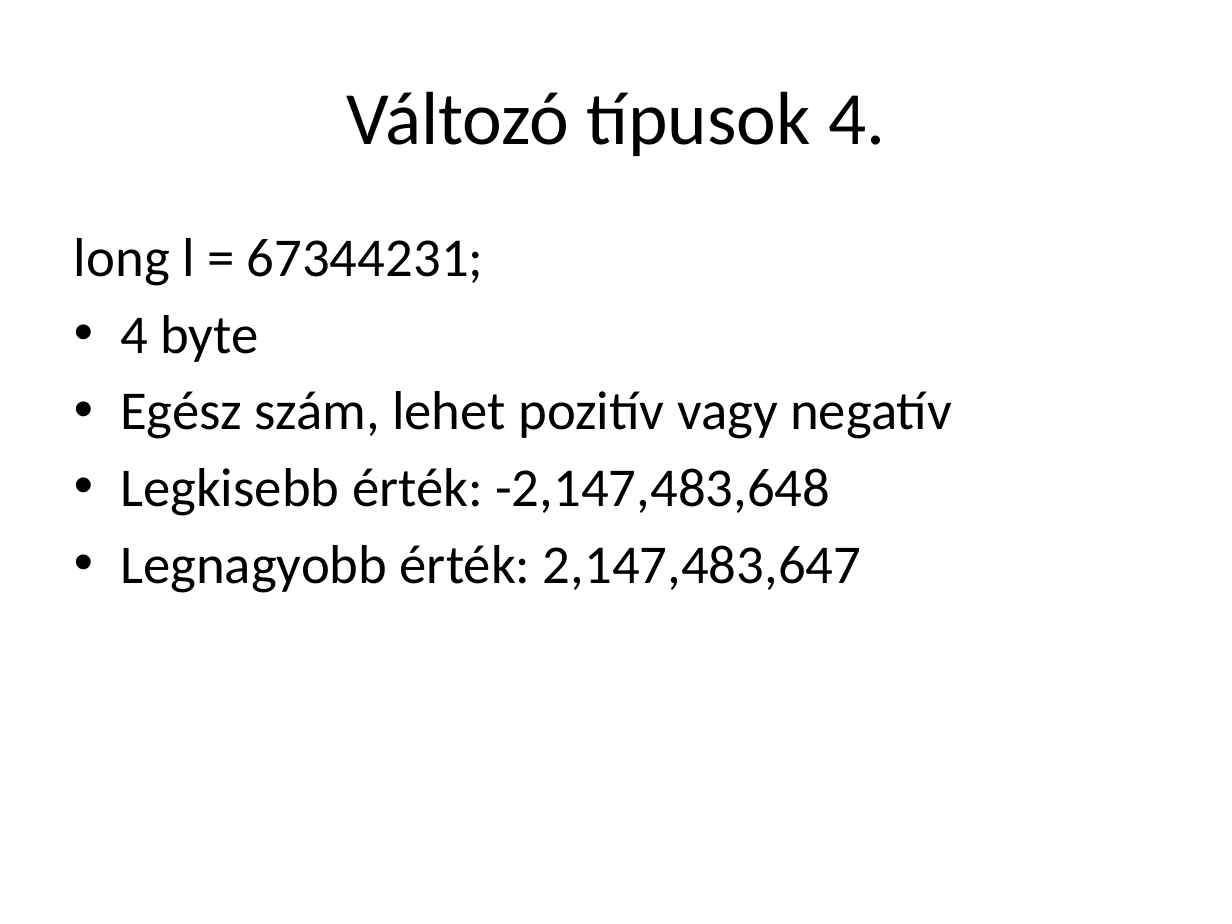
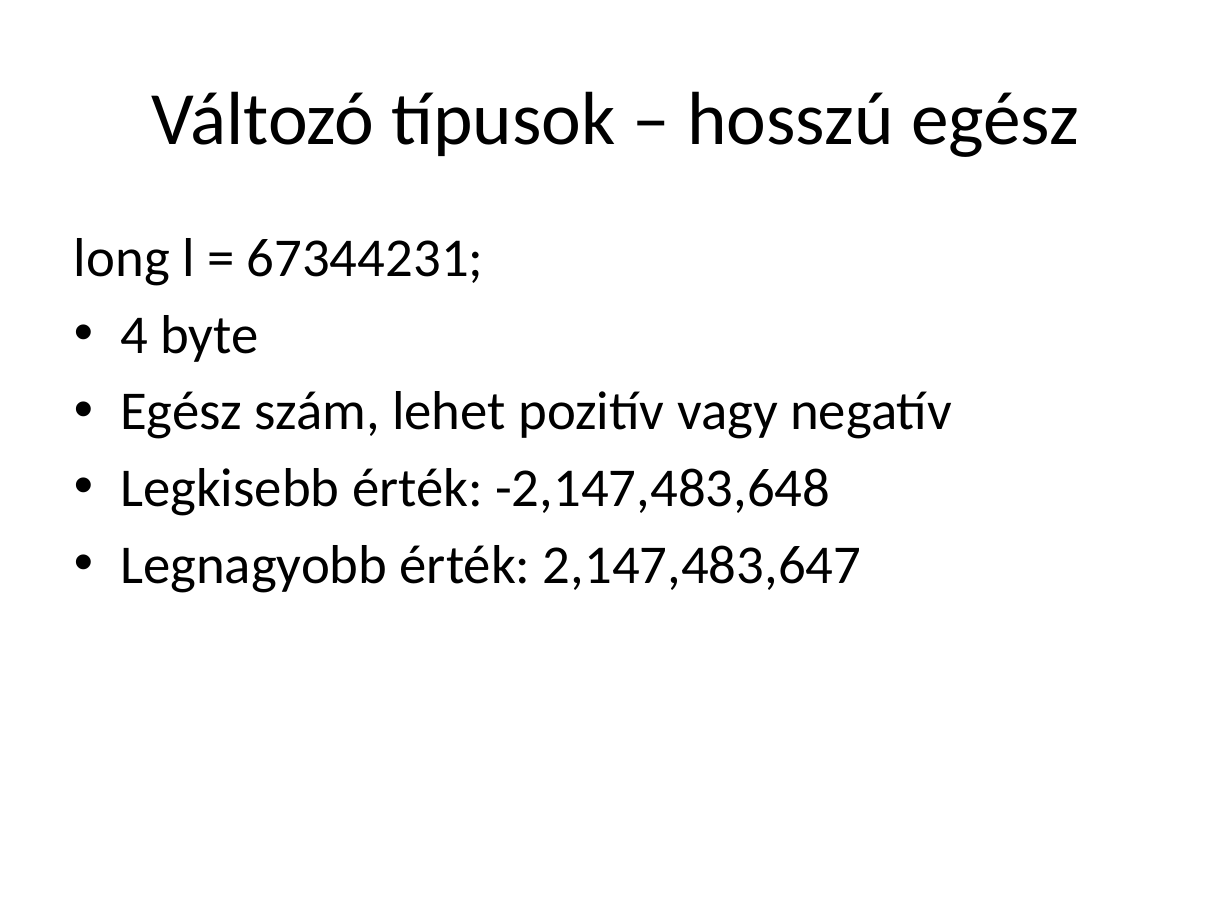
Before and after one commit to lajthabalazs/arduino, a slide deck: slide 26 of class/Arduino-cpp.pptx (slide 8 before the commit). Drawn at 1232x924 pixels with LibreOffice and Linux fonts; fonts in the diff are those of the drawing. Boxes give left, top, right and bottom in pixels: in the first picture for what was removed or moved away, otherwise in the second. Text is boxed around its words. In the diff, an @@ line names an element or a change of style, - is before the commit and + after.

```diff
--- a/class/Arduino-cpp.pptx
+++ b/class/Arduino-cpp.pptx
@@ title at (152,91,1079,157): text changed @@
-Változó típusok 4.
+Változó típusok – hosszú egész
```
Also in this commit, not shown: 11 other slides changed, 24 slides added, 1 slide removed, 1 other file.
